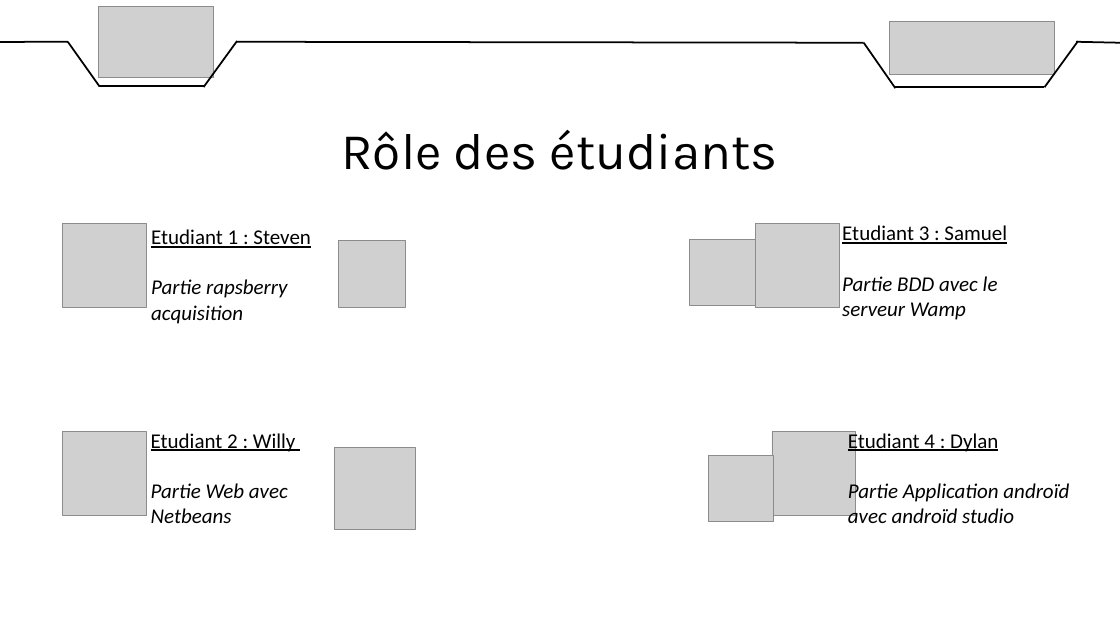
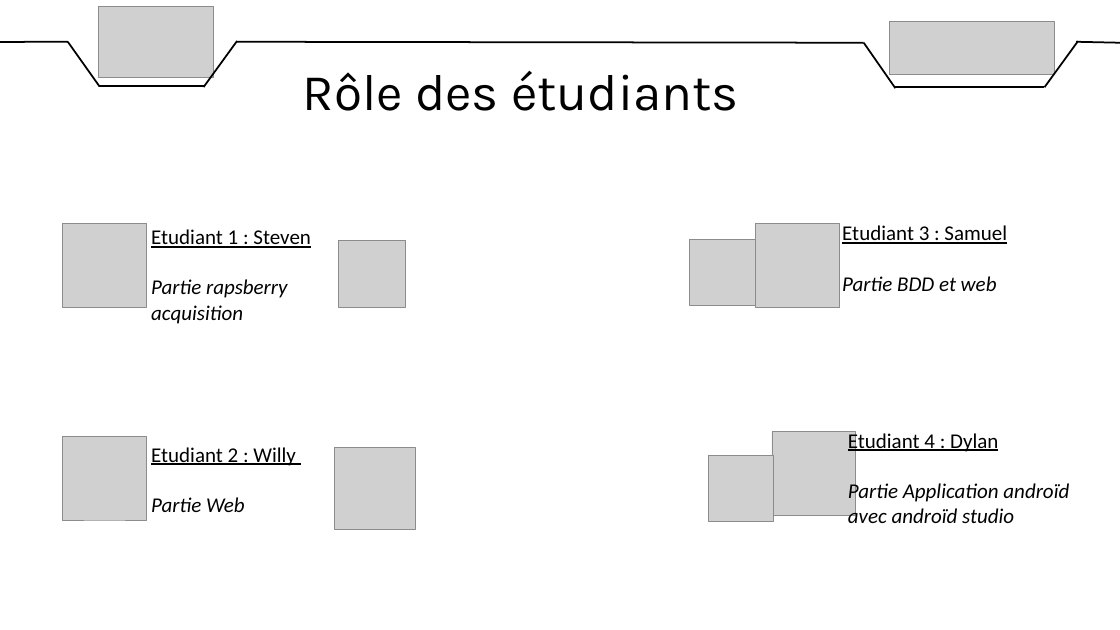
Before and after one commit to DylanChe/SupervisionSerre, a slide deck: slide 3 of oral_projet/revue_2/diaporama_revue_2_samuel.pptx. Drawn at 1120x630 pixels with LibreOffice and Linux fonts; fonts in the diff are those of the drawing; grey boxes stand for pictures. Boxes give left, top, right and bottom in pixels: in the first picture for what was removed or moved away, otherwise in the second. Text is boxed around its words. In the diff, an @@ line names an element or a change of style, - is before the commit and + after.

```diff
--- a/oral_projet/revue_2/diaporama_revue_2_samuel.pptx
+++ b/oral_projet/revue_2/diaporama_revue_2_samuel.pptx
@@ text "Rôle des étudiants" moved from (x1=342, y1=130, x2=778, y2=170) to (x1=303, y1=71, x2=739, y2=111) @@
@@ text at (x1=842, y1=276, x2=997, y2=291): text changed @@
-Partie BDD avec le serveur Wamp
+Partie BDD et web
@@ picture moved from (x1=63, y1=432, x2=147, y2=516) to (x1=63, y1=436, x2=147, y2=520) @@
@@ text "Etudiant 2 : Willy" moved from (x1=151, y1=433, x2=296, y2=523) to (x1=151, y1=447, x2=296, y2=512) @@
@@ text at (x1=151, y1=497, x2=245, y2=512): text changed @@
-Partie Web avec Netbeans
+Partie Web
```
Also in this commit, not shown: 1 other slide changed.
